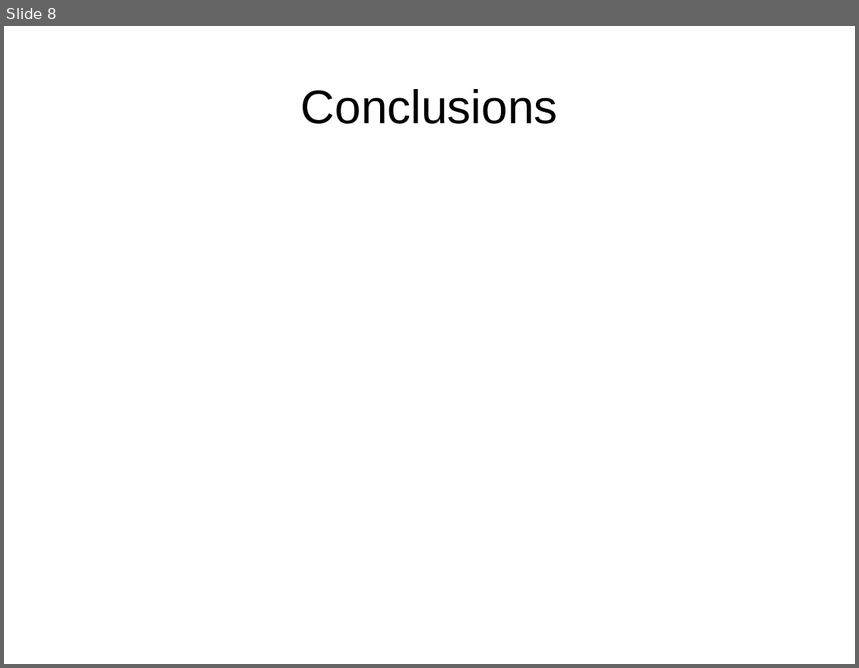
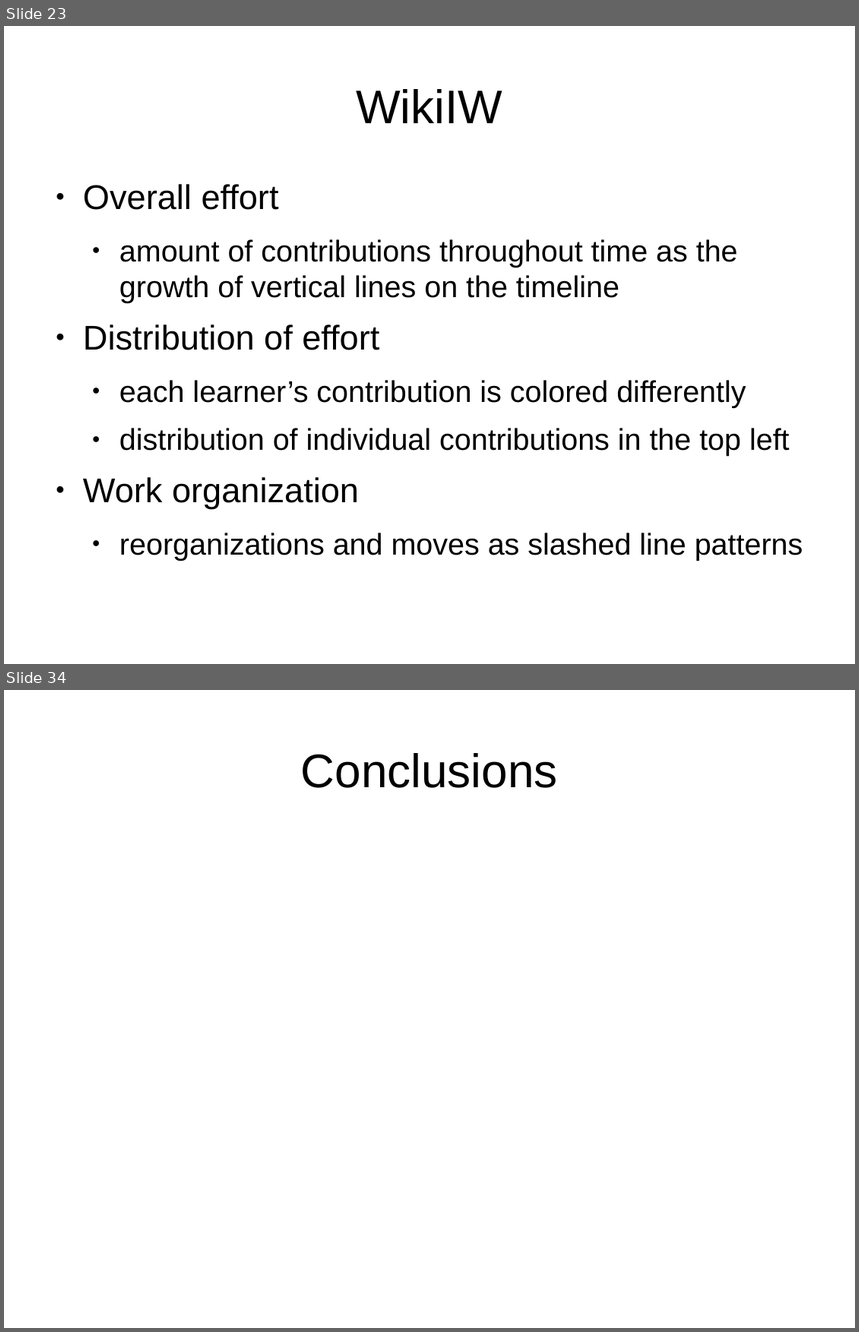
Before and after one commit to DrPantera/wikis4education, a slide deck: brunel-2014/wiki-assessment.odp. Shown one above the other, each under a label of ours: slide 8 before the commit, slides 23 and 34 after it; the slides between them are not shown. The pictures are 859x668 and 859x1332 pixels, drawn with LibreOffice and Linux fonts; fonts in the diff are those of the drawing. Boxes give left, top, right and bottom in pixels: in the first picture for what was removed or moved away, otherwise in the second. Text is boxed around its words. In the diff, an @@ line names an element or a change of style, - is before the commit and + after.

```diff
--- a/brunel-2014/wiki-assessment.odp
+++ b/brunel-2014/wiki-assessment.odp
@@ slide 23 added at bbox=[4, 26, 855, 664], background #FFFFFF @@
@@ title added at bbox=[356, 89, 503, 123], 44 pt, text #000000 @@
+WikiIW
@@ text added at bbox=[83, 184, 804, 561], 28 pt, text #000000 @@
+● Overall effort
+  ● amount of contributions throughout time as the growth of vertical lines on the timeline
+● Distribution of effort
+  ● each learner’s contribution is colored differently
+  ● distribution of individual contributions in the top left
+● Work organization
+  ● reorganizations and moves as slashed line patterns
@@ what was slide 8 is now slide 34 @@
```
Also in this commit, not shown: 3 slides changed, 30 other slides added, 5 slides removed.
